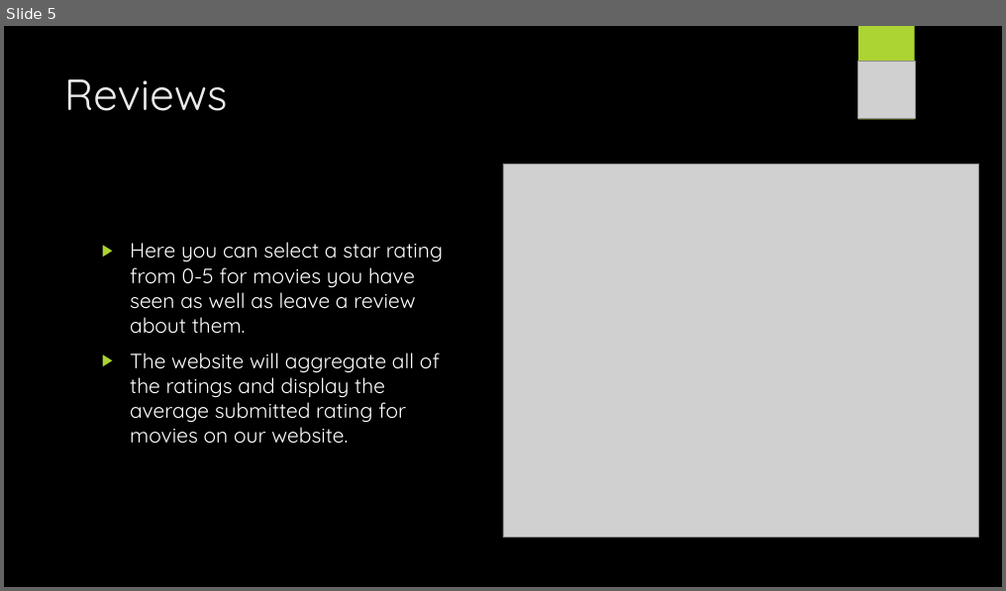
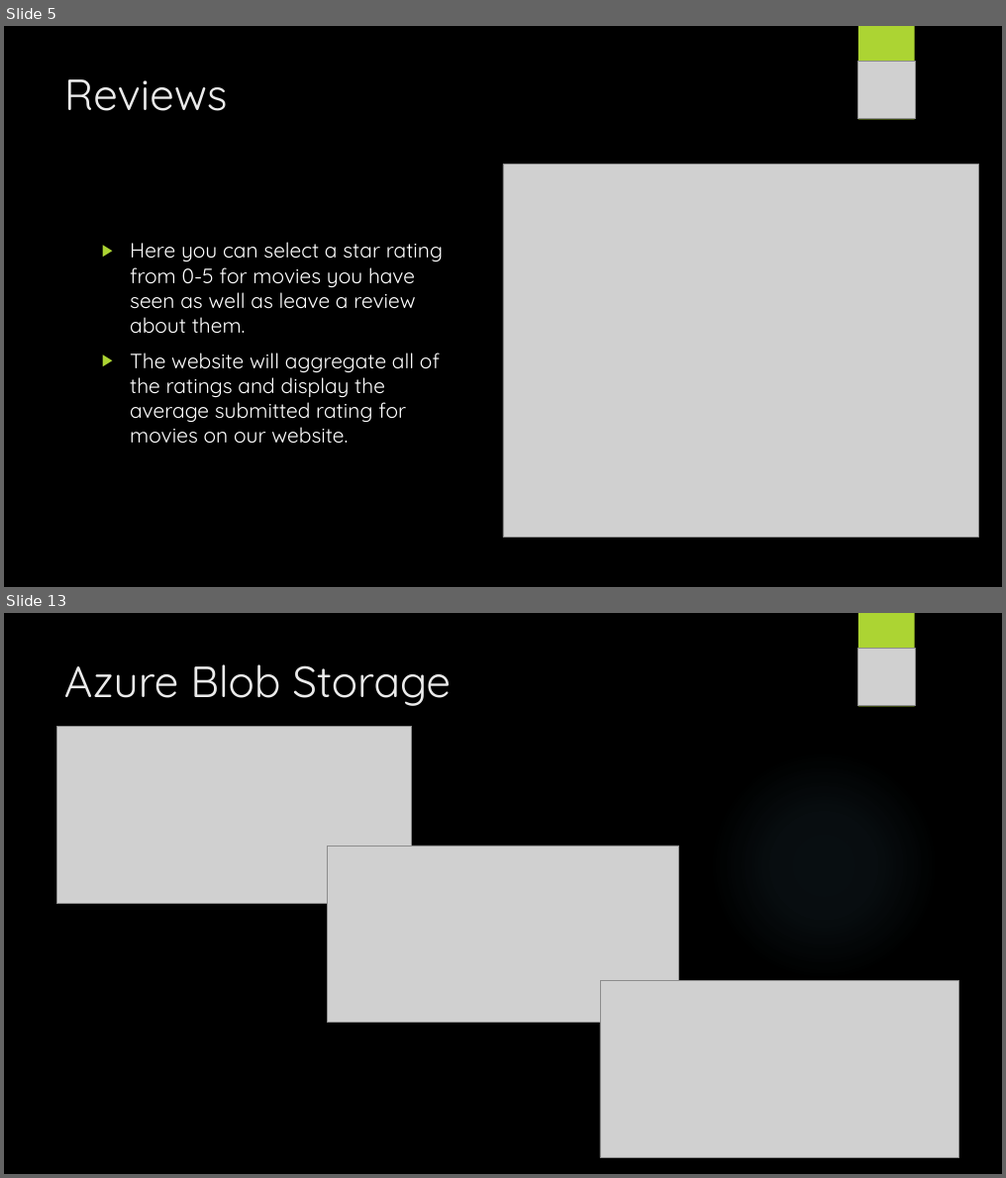
Before and after one commit to vladapple/MoonriseMovies, a slide deck: Files/MoonriseMoviesPresentation.pptx. Shown one above the other, each under a label of ours: slide 5 before the commit, slides 5 and 13 after it; the slides between them are not shown. The pictures are 1006x591 and 1006x1178 pixels, drawn with LibreOffice and Linux fonts; fonts in the diff are those of the drawing; grey boxes stand for pictures; background and template pictures are left out. Boxes give left, top, right and bottom in pixels: in the first picture for what was removed or moved away, otherwise in the second. Text is boxed around its words. In the diff, an @@ line names an element or a change of style, - is before the commit and + after.

```diff
--- a/Files/MoonriseMoviesPresentation.pptx
+++ b/Files/MoonriseMoviesPresentation.pptx
@@ slide 13 added at <box>4,613,1002,1174</box>, background picture (left out); not listed: 2 template elements that a slide beside it also shows @@
@@ title added at <box>64,664,450,706</box>, 42 pt, text #EBEBEB @@
+Azure Blob Storage
@@ picture added at <box>857,649,915,706</box> @@
@@ picture added at <box>57,726,412,904</box> @@
@@ picture added at <box>328,846,679,1023</box> @@
@@ picture added at <box>600,980,958,1158</box> @@
```
Also in this commit, not shown: 5 slides changed, 7 other slides added, 8 slides removed.
